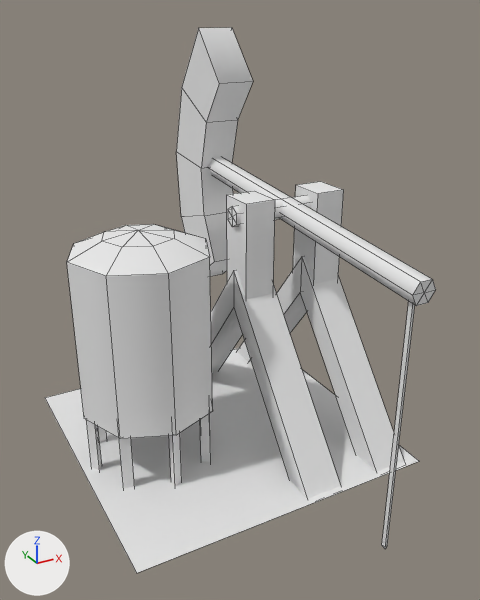
Before and after pictures for a commit that changed the OBJ model assets/models/mine-factory-02.obj.
Before and after are seen from a 50 mm lens placed at (-1.81, -3.62, 2.78), pointed at (0.14, -0.08, 1.01). Arrows for +X, +Y and +Z are at lower left; the lights stay in place. Mesh edges are drawn as thin lines. Where no turn or scale is listed for an object, it has been applied to the vertices. Vertices at the same position are counted once.

Script lines for the objects in view, before the commit:
```python
mat_rubber = principled_material('rubber')
mat_rubber.base_color = (0.8, 0.8, 0.8)  # white #e7e7e7
mat_rubber.roughness = 1.0
mat_team = principled_material('TEAM')
mat_team.base_color = (0.8, 0.8, 0.8)  # white #e7e7e7
mat_team.roughness = 1.0
me_mine_factory_02 = bpy.data.meshes.new('mine-factory-02')
me_mine_factory_02.from_pydata(...)  # 198 vertices, 208 faces; spans x -1.0..1.0, y -1.33..1.47, z -0.31..2.65
# faces by material slot: [73, 40, 36, 59]
me_mine_factory_02.materials.append(mat_mat_2)  # its picture is missing
me_mine_factory_02.materials.append(mat_team)  # white #e7e7e7
me_mine_factory_02.materials.append(mat_mat_3)  # white #e7e7e7
me_mine_factory_02.materials.append(mat_rubber)  # white #e7e7e7
ob_mine_factory_02 = bpy.data.objects.new('mine-factory-02', me_mine_factory_02)
ob_mine_factory_02.location = (0.0, 0.0, 0.0)
```
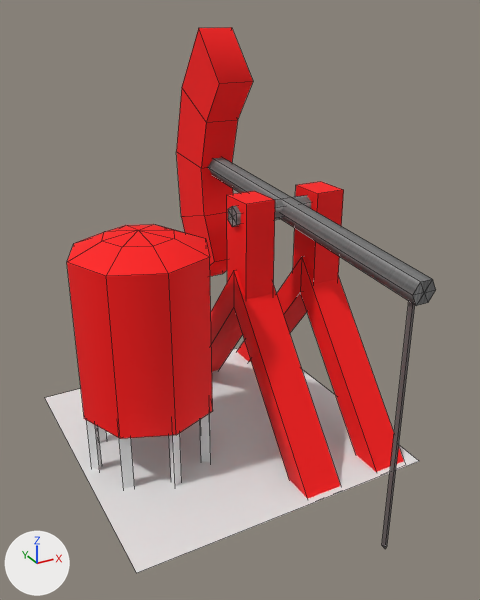
The newer file is also turned or shifted as a whole; pictures and numbers use the older file's frame.

The change in detail:
Picture 'metal-seamless-03.jpg' (img_metal_seamless_03_jpg) is new.
Material 'TEAM' (mat_team) changes colour from white #e7e7e7 to red #ff0000; in linear values from (0.8, 0.8, 0.8) to (1.0, 0.0, 0.0).
Material 'rubber' (mat_rubber) changes colour from white #e7e7e7 to dark grey #6c6363; in linear values from (0.8, 0.8, 0.8) to (0.149, 0.125, 0.125).
Material 'Mat.4' (mat_mat_4) is new.
Its texture is img_metal_seamless_03_jpg.
Its roughness is 0.775.
me_mine_factory_02 has 198 vertices, 208 faces and spans x -1.0..1.0, y -1.33..1.47, z -0.31..2.65.
me_mine_factory_02 is used by ob_mine_factory_02; location (0.0, 0.0, 0.0).
me_mine_factory_02 part 1: 50 of the faces centred in x 0.13..0.91, y -0.86..1.45, z -0.02..2.47 switch from mat_rubber (white #e7e7e7) to mat_team (red #ff0000).
me_mine_factory_02 no longer uses material mat_mat_3 (white #e7e7e7).
me_mine_factory_02 now uses material mat_mat_4 (picture img_metal_seamless_03_jpg).

Location of each change, (x1, y1, x2, y2) in pixels of the pictures (480 x 600 px):
'mine-factory-02', recoloured (grey to red)
    both: (45, 27, 436, 573)
part 1 of me_mine_factory_02, recoloured (grey to red)
    both: (176, 27, 404, 499)
